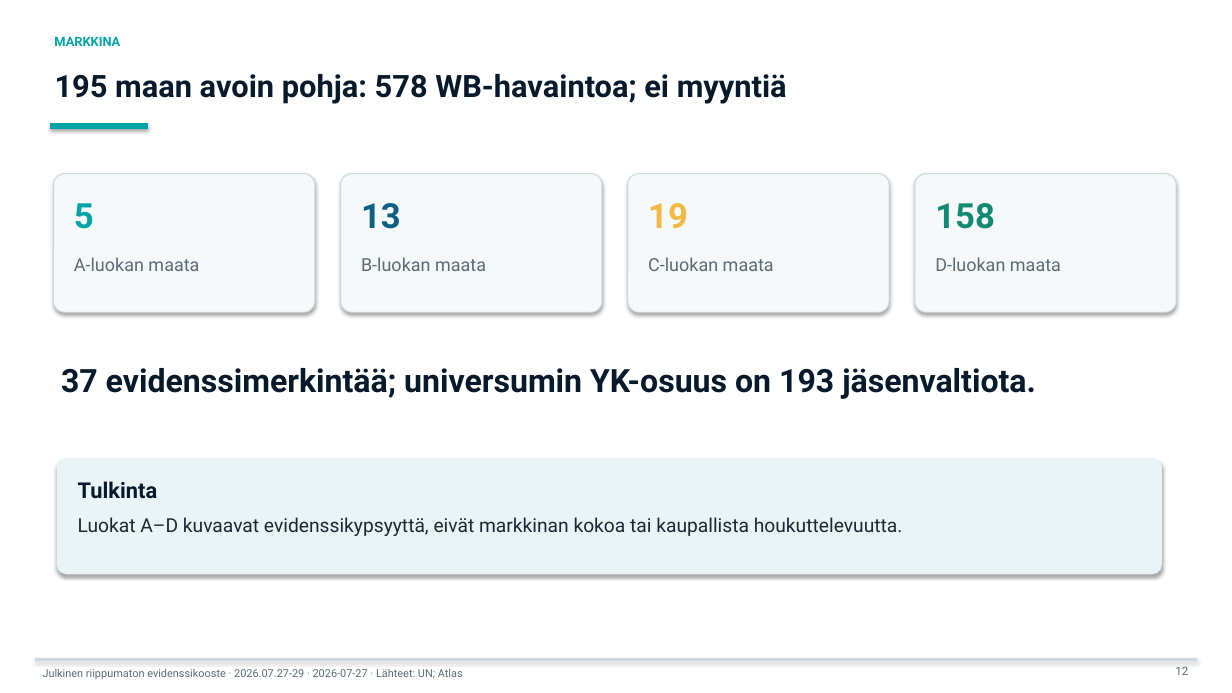
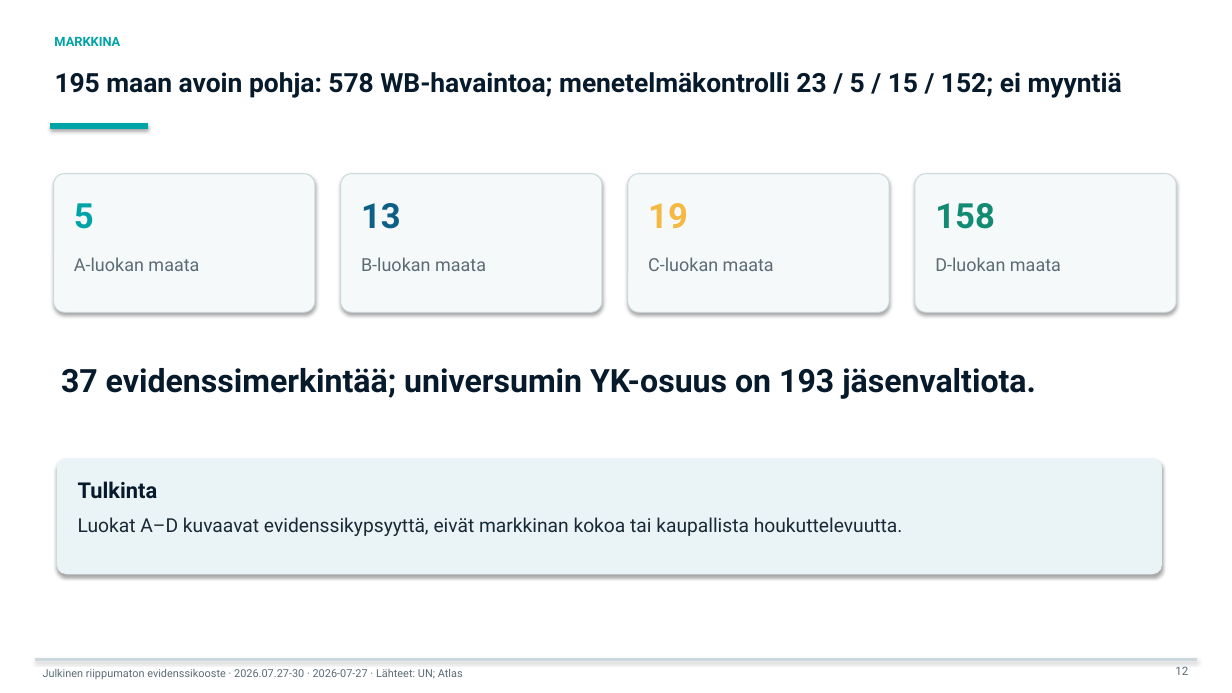
Before and after one commit to jounirautio78-ops/pixan-global-market-evidence-public, a slide deck: slide 12 of site/downloads/pixan-bank-deck-large-fi.pptx. Drawn at 1232x693 pixels with LibreOffice and Linux fonts; fonts in the diff are those of the drawing. Boxes give left, top, right and bottom in pixels: in the first picture for what was removed or moved away, otherwise in the second. Text is boxed around its words. In the diff, an @@ line names an element or a change of style, - is before the commit and + after.

```diff
--- a/site/downloads/pixan-bank-deck-large-fi.pptx
+++ b/site/downloads/pixan-bank-deck-large-fi.pptx
@@ text at (55,72,1122,98): text changed; size 24 to 20.6 pt @@
-195 maan avoin pohja: 578 WB-havaintoa; ei myyntiä
+195 maan avoin pohja: 578 WB-havaintoa; menetelmäkontrolli 23 / 5 / 15 / 152; ei myyntiä
@@ text at (43,669,463,679): text changed @@
-Julkinen riippumaton evidenssikooste · 2026.07.27-29 · 2026-07-27 · Lähteet: UN; Atlas
+Julkinen riippumaton evidenssikooste · 2026.07.27-30 · 2026-07-27 · Lähteet: UN; Atlas
```
Also in this commit, not shown: 29 other slides changed, 43 other files.
